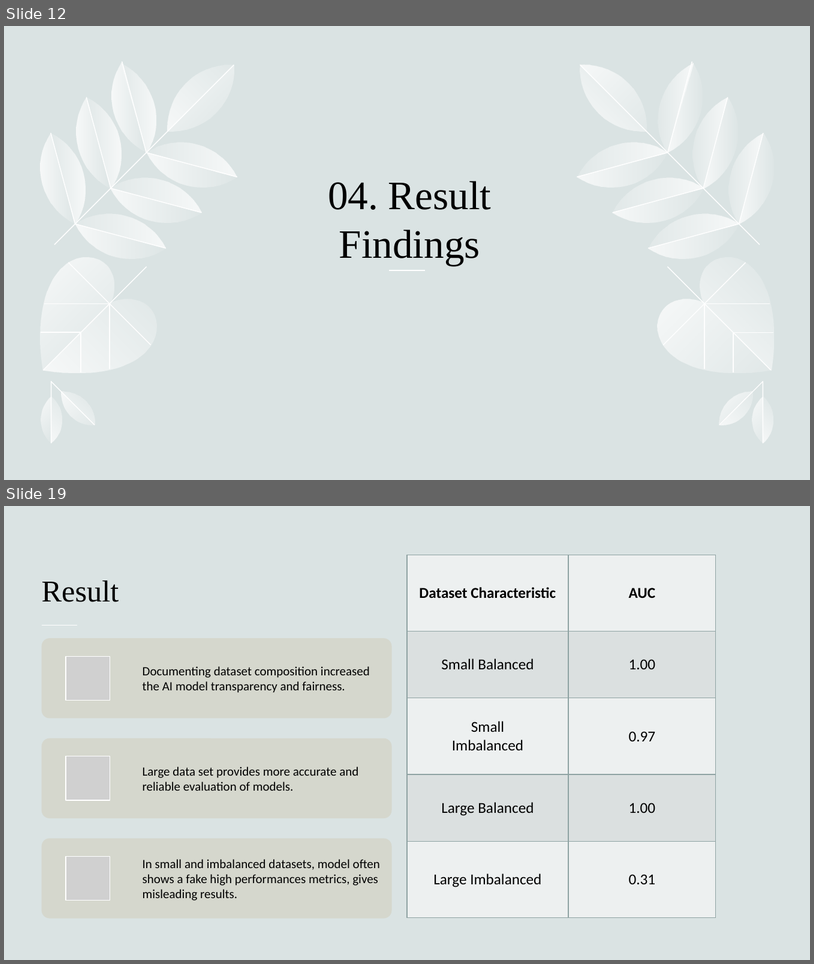
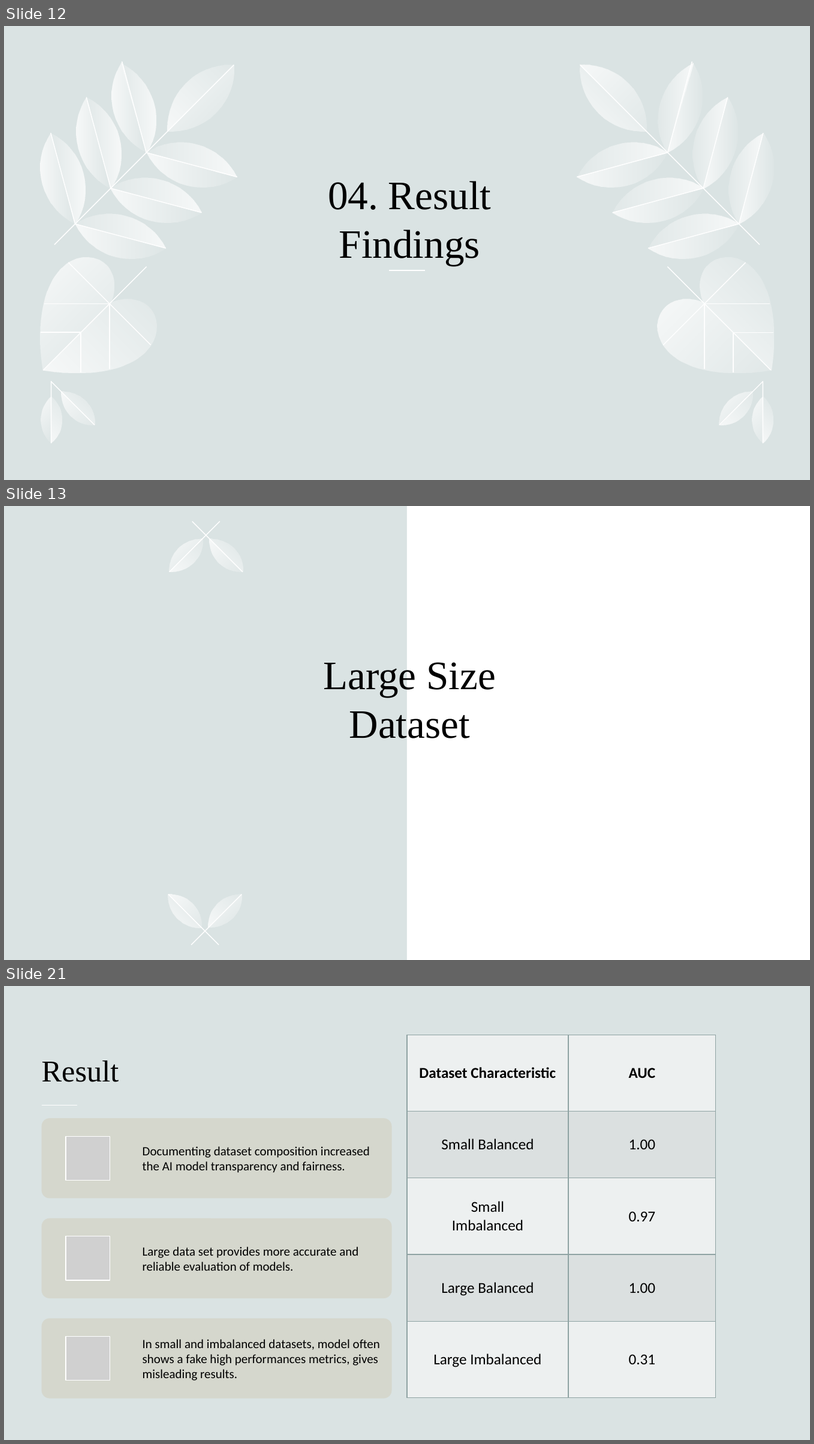
Before and after one commit to hennypurwadi/Imbalanced-or-Balanced-Dataset-Composition, a slide deck: 202370140_XAI_Presentation_1.pptx. Shown one above the other, each under a label of ours: slides 12 and 19 before the commit, slides 12, 13 and 21 after it; the slides between them are not shown. The pictures are 814x964 and 814x1444 pixels, drawn with LibreOffice and Linux fonts; fonts in the diff are those of the drawing; grey boxes stand for pictures. Boxes give left, top, right and bottom in pixels: in the first picture for what was removed or moved away, otherwise in the second. Text is boxed around its words. In the diff, an @@ line names an element or a change of style, - is before the commit and + after.

```diff
--- a/202370140_XAI_Presentation_1.pptx
+++ b/202370140_XAI_Presentation_1.pptx
@@ slide 13 added at [4,506,810,960], background #DAE3E3; not listed: 1 template element that a slide beside it also shows @@
@@ group added at [162,521,250,580]: 4 freeform shapes, 2 lines @@
@@ title added at [323,662,495,738], 48 pt, text #000000 @@
+Large Size Dataset
@@ group added at [161,887,249,945]: 4 freeform shapes, 2 lines @@
@@ what was slide 19 is now slide 21 @@
```
Also in this commit, not shown: 9 slides changed, 2 other slides added, 1 slide removed, 1 other file.
